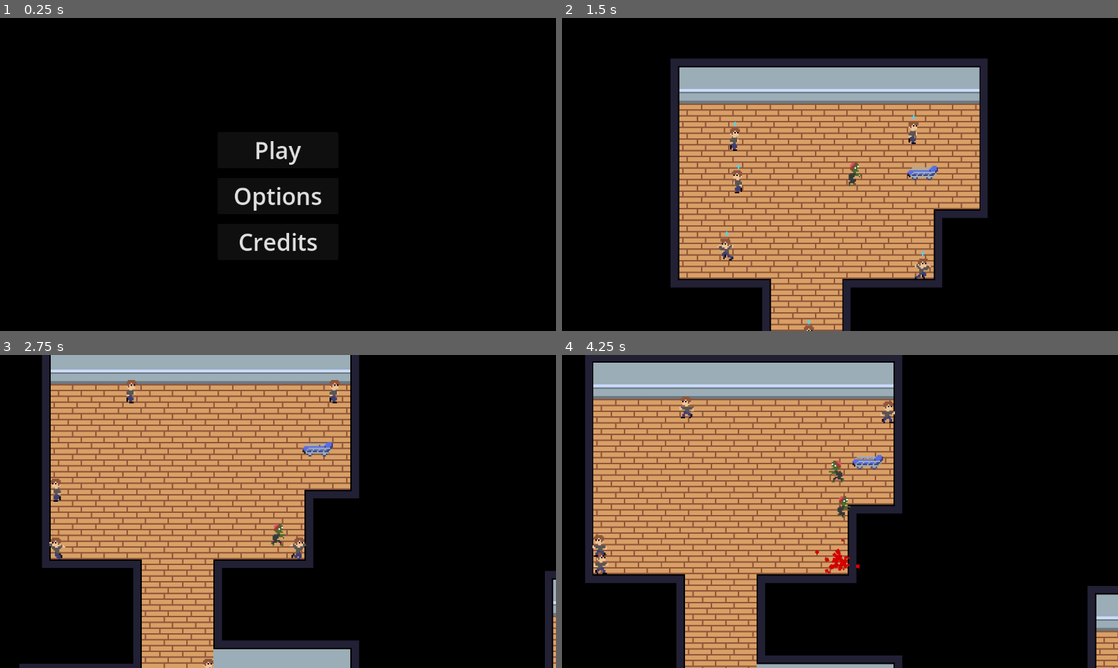
Above: before the commit, frames 1-4 (two rows, left to right).
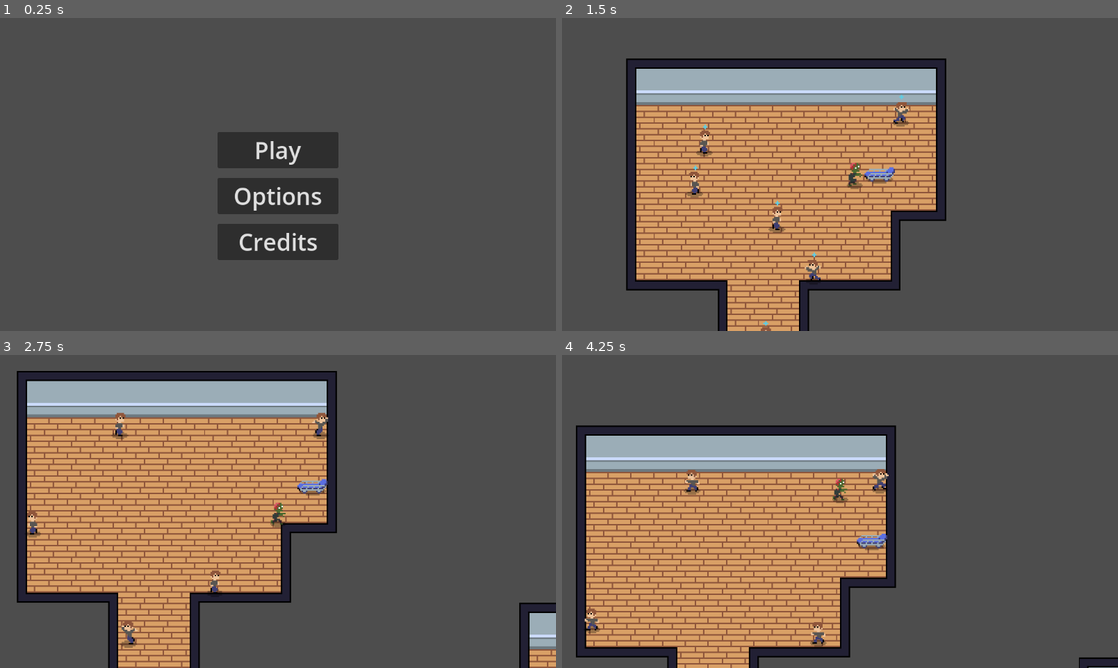
Above: after the commit, the same moments.

Repository: lucasericsson222/gmtk2024
Game: Godot game, scene res://scenes/menu.tscn
Same seed, same stepped clock (60 frames per second), same inputs: the game is played once before the commit and once after it.
Inputs:
- Up to frame 1 (0.25 s): no input
- Up to frame 2 (1.5 s): click "Play" at 0.5 s; tap Enter at 1.25 s; hold Right (right) from 1.28 s (still down); hold Space (spread) from 1.28 s (still down)
- Up to frame 3 (2.75 s): release Right (right) at 2.03 s; release Space (spread) at 2.03 s; hold Down (down) from 2.03 s (still down); tap Space (spread) at 2.1 s
- Up to frame 4 (4.25 s): release Down (down) at 2.78 s; hold Right (right) 2.78-3.53 s; hold Space (spread) 2.78-3.53 s; hold Up (up) from 3.53 s (still down); tap Space (spread) at 3.6 s

The runs differ from the first frame. In frame 1, 99% of the frame differs, in the area x 0-100%, y 0-100%; in frame 2, 84%; in frame 3, 89%; in frame 4, 91%.

Commit message:
Entities now have shadows, and now sort by y value

Diff:
--- a/project.godot
+++ b/project.godot
@@ -70,4 +70,3 @@
 [rendering]
 
 textures/canvas_textures/default_texture_filter=0
-environment/defaults/default_clear_color=Color(0, 0, 0, 1)
--- a/scenes/bed.tscn
+++ b/scenes/bed.tscn
@@ -1,7 +1,8 @@
-[gd_scene load_steps=5 format=3 uid="uid://cfh2kb2jt70x2"]
+[gd_scene load_steps=6 format=3 uid="uid://cfh2kb2jt70x2"]
 
 [ext_resource type="Script" path="res://scripts/bed.gd" id="1_r4h3s"]
 [ext_resource type="Texture2D" uid="uid://casx2nhdsfswt" path="res://assets/bed.png" id="1_s47sg"]
+[ext_resource type="Texture2D" uid="uid://bom8l8870oukw" path="res://assets/entity_shadow.png" id="3_mb3cw"]
 
 [sub_resource type="CapsuleShape2D" id="CapsuleShape2D_bh45x"]
 radius = 2.0
@@ -19,6 +20,7 @@
 script = ExtResource("1_r4h3s")
 
 [node name="Sprite2D" type="Sprite2D" parent="."]
+y_sort_enabled = true
 texture = ExtResource("1_s47sg")
 
 [node name="CollisionShape2D" type="CollisionShape2D" parent="."]
@@ -32,3 +34,9 @@
 [node name="CollisionShape2D" type="CollisionShape2D" parent="Area2D"]
 position = Vector2(-0.5, 0)
 shape = SubResource("RectangleShape2D_bawo1")
+
+[node name="EntityShadow" type="Sprite2D" parent="."]
+show_behind_parent = true
+position = Vector2(0, -3)
+scale = Vector2(1.1742, 1.16506)
+texture = ExtResource("3_mb3cw")
--- a/scenes/doctor.tscn
+++ b/scenes/doctor.tscn
@@ -1,10 +1,11 @@
-[gd_scene load_steps=29 format=3 uid="uid://cg2s7hhb4i8cu"]
+[gd_scene load_steps=30 format=3 uid="uid://cg2s7hhb4i8cu"]
 
 [ext_resource type="Script" path="res://scripts/doctor.gd" id="1_iatac"]
 [ext_resource type="Texture2D" uid="uid://btthprxygasfu" path="res://assets/doctor_full.png" id="2_7xw8w"]
 [ext_resource type="PackedScene" uid="uid://bduyg67h53yn2" path="res://scenes/conversion_component.tscn" id="2_ct4ja"]
 [ext_resource type="Texture2D" uid="uid://g114d4p52h3v" path="res://assets/doctor_falling.png" id="3_4jcjl"]
 [ext_resource type="Texture2D" uid="uid://dcpjulxx3tfgo" path="res://assets/doctor_empty.png" id="3_w2lmm"]
+[ext_resource type="Texture2D" uid="uid://bom8l8870oukw" path="res://assets/entity_shadow.png" id="6_ku14f"]
 
 [sub_resource type="RectangleShape2D" id="RectangleShape2D_ki5bx"]
 size = Vector2(9, 14)
@@ -202,4 +203,10 @@
 one_shot = true
 autostart = true
 
+[node name="EntityShadow" type="Sprite2D" parent="."]
+show_behind_parent = true
+y_sort_enabled = true
+position = Vector2(0, 2)
+texture = ExtResource("6_ku14f")
+
 [connection signal="timeout" from="SyringeRechargeTimer" to="." method="_on_syringe_recharge_timer_timeout"]
--- a/scenes/human.tscn
+++ b/scenes/human.tscn
@@ -1,10 +1,11 @@
-[gd_scene load_steps=27 format=3 uid="uid://dec5kppe387bb"]
+[gd_scene load_steps=28 format=3 uid="uid://dec5kppe387bb"]
 
 [ext_resource type="Script" path="res://scripts/human.gd" id="1_xa53d"]
 [ext_resource type="Texture2D" uid="uid://c0owr654pqgqm" path="res://assets/human_running.png" id="2_51nk0"]
 [ext_resource type="Texture2D" uid="uid://bnr8es3y4xvsf" path="res://assets/human_falling.png" id="2_vf6x0"]
 [ext_resource type="Texture2D" uid="uid://cbcy5yji7acqc" path="res://assets/human_walking.png" id="3_acpb3"]
 [ext_resource type="PackedScene" uid="uid://bduyg67h53yn2" path="res://scenes/conversion_component.tscn" id="3_xe0lx"]
+[ext_resource type="Texture2D" uid="uid://bom8l8870oukw" path="res://assets/entity_shadow.png" id="6_sdlmg"]
 
 [sub_resource type="CapsuleShape2D" id="CapsuleShape2D_b51tl"]
 radius = 4.0
@@ -197,6 +198,13 @@
 wait_time = 3.0
 one_shot = true
 
+[node name="EntityShadow" type="Sprite2D" parent="."]
+show_behind_parent = true
+y_sort_enabled = true
+position = Vector2(2, 3)
+scale = Vector2(0.712188, 1.00415)
+texture = ExtResource("6_sdlmg")
+
 [connection signal="body_entered" from="DetectionRange" to="." method="_on_detection_range_body_entered"]
 [connection signal="body_exited" from="DetectionRange" to="." method="_on_detection_range_body_exited"]
 [connection signal="timeout" from="WalkTimer" to="." method="_on_walk_timer_timeout"]
--- a/scenes/super_zombie.tscn
+++ b/scenes/super_zombie.tscn
@@ -1,10 +1,11 @@
-[gd_scene load_steps=28 format=3 uid="uid://bpauryiic0fux"]
+[gd_scene load_steps=29 format=3 uid="uid://bpauryiic0fux"]
 
 [ext_resource type="Script" path="res://scripts/super_zombie.gd" id="1_ubvri"]
 [ext_resource type="Texture2D" uid="uid://env2ms6k3o82" path="res://assets/zombie_falling.png" id="2_jqi12"]
 [ext_resource type="Texture2D" uid="uid://t1qdtdos5b74" path="res://assets/zombie.png" id="3_i7jqc"]
 [ext_resource type="Script" path="res://scripts/zombie_component.gd" id="4_2ukjq"]
 [ext_resource type="PackedScene" uid="uid://bduyg67h53yn2" path="res://scenes/conversion_component.tscn" id="5_kmqkf"]
+[ext_resource type="Texture2D" uid="uid://bom8l8870oukw" path="res://assets/entity_shadow.png" id="6_jm7l6"]
 
 [sub_resource type="AtlasTexture" id="AtlasTexture_4d7mh"]
 atlas = ExtResource("2_jqi12")
@@ -165,6 +166,7 @@
 script = ExtResource("1_ubvri")
 
 [node name="AnimatedSprite2D" type="AnimatedSprite2D" parent="."]
+y_sort_enabled = true
 scale = Vector2(2, 2)
 sprite_frames = SubResource("SpriteFrames_tsg1v")
 autoplay = "default"
@@ -186,3 +188,9 @@
 [node name="CollisionShape2D" type="CollisionShape2D" parent="ConversionComponent"]
 position = Vector2(-1, 1)
 shape = SubResource("CapsuleShape2D_ckssf")
+
+[node name="EntityShadow" type="Sprite2D" parent="."]
+show_behind_parent = true
+position = Vector2(-1, 6)
+scale = Vector2(1.32231, 1.41312)
+texture = ExtResource("6_jm7l6")
--- a/scenes/world.tscn
+++ b/scenes/world.tscn
@@ -11,6 +11,7 @@
 [ext_resource type="PackedScene" uid="uid://bpccr7whmw464" path="res://scenes/cheese.tscn" id="9_ytvhw"]
 
 [node name="World" type="Node2D"]
+y_sort_enabled = true
 script = ExtResource("1_ou587")
 
 [node name="Camera" type="Camera2D" parent="."]
@@ -34,7 +35,7 @@
 tile_map_data = PackedByteArray("AAAAAAAAAQACAAMAAAABAAAAAQADAAMAAAACAAAAAQADAAMAAAADAAAAAQADAAMAAAAEAAAAAQADAAMAAAAFAA …(6864 unchanged characters)…
 
 [node name="Zombie" parent="." instance=ExtResource("1_orncy")]
-position = Vector2(113, 81)
+position = Vector2(143, 80)
 scale = Vector2(1.01375, 1)
 
 [node name="Human" parent="." instance=ExtResource("2_k3rs3")]
@@ -92,7 +93,7 @@
 position = Vector2(391, 248)
 
 [node name="Human13" parent="." instance=ExtResource("2_k3rs3")]
-position = Vector2(27, 57)
+position = Vector2(36, 58)
 
 [node name="Human14" parent="." instance=ExtResource("2_k3rs3")]
 position = Vector2(82, 102)
--- a/scenes/zombie.tscn
+++ b/scenes/zombie.tscn
@@ -6,6 +6,7 @@
 [ext_resource type="Script" path="res://scripts/zombie_component.gd" id="3_mt8pv"]
 [ext_resource type="PackedScene" uid="uid://bduyg67h53yn2" path="res://scenes/conversion_component.tscn" id="4_dy245"]
 [ext_resource type="PackedScene" uid="uid://cg2anyutreuc3" path="res://scenes/ascension_component.tscn" id="7_46xki"]
+[ext_resource type="Texture2D" uid="uid://bom8l8870oukw" path="res://assets/entity_shadow.png" id="7_t40xl"]
 
 [sub_resource type="AtlasTexture" id="AtlasTexture_8ivev"]
 atlas = ExtResource("2_dwtkv")
@@ -186,6 +187,7 @@
 radius = 22.0
 
 [node name="Zombie" type="CharacterBody2D" groups=["zombie"]]
+y_sort_enabled = true
 collision_mask = 8
 script = ExtResource("1_r6vr2")
 
@@ -227,4 +229,10 @@
 one_shot = true
 autostart = true
 
+[node name="EntityShadow" type="Sprite2D" parent="."]
+show_behind_parent = true
+position = Vector2(0, 2)
+scale = Vector2(0.683845, 1)
+texture = ExtResource("7_t40xl")
+
 [connection signal="timeout" from="AscensionTimer" to="." method="_on_ascension_timer_timeout"]
Binary file added: assets/entity_shadow.png
Not shown, added: assets/entity_shadow.png.import
Not shown: 1 places in scenes/zombie.tscn that only renumber resources
